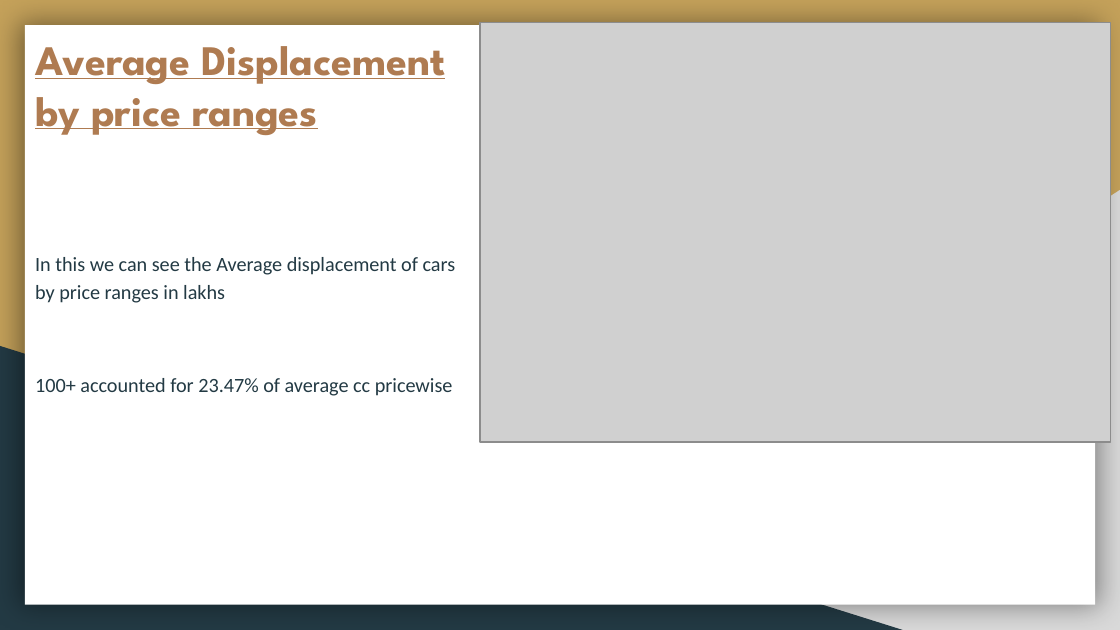
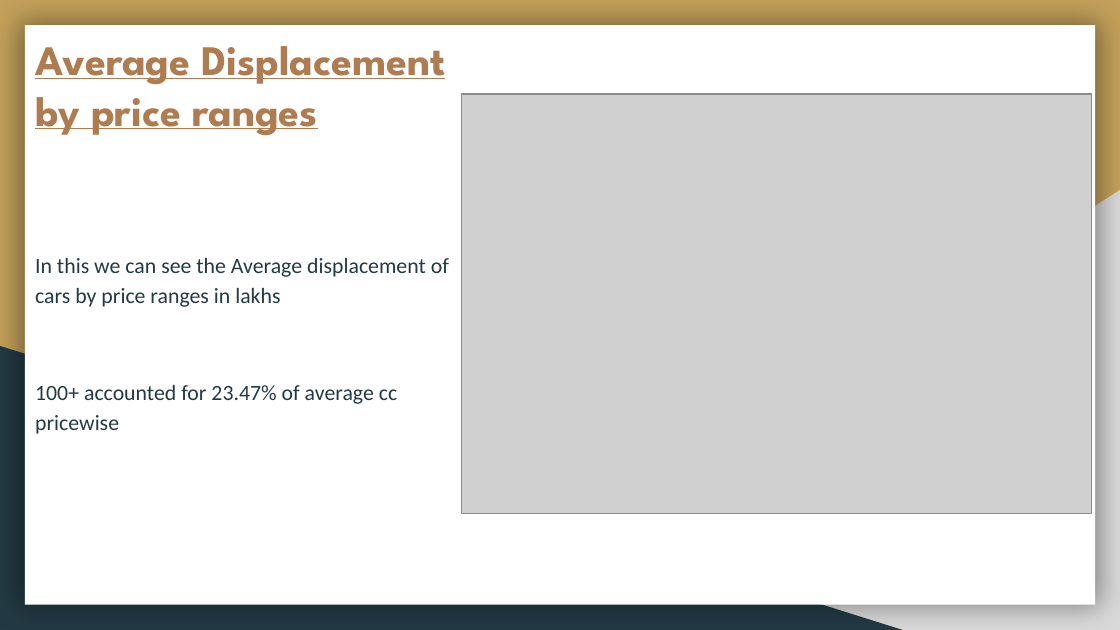
Before and after one commit to Udit2712/Car_DataAnalizer, a slide deck: slide 5 of Documents/Car Engage Report.pptx (slide 4 before the commit). Drawn at 1120x630 pixels with LibreOffice and Linux fonts; fonts in the diff are those of the drawing; grey boxes stand for pictures. Boxes give left, top, right and bottom in pixels: in the first picture for what was removed or moved away, otherwise in the second. Text is boxed around its words. In the diff, an @@ line names an element or a change of style, - is before the commit and + after.

```diff
--- a/Documents/Car Engage Report.pptx
+++ b/Documents/Car Engage Report.pptx
@@ picture: place and size @@
-picture at (480, 22, 1111, 441)
+picture at (461, 94, 1092, 513)
@@ text "In this we can see ..." at (35, 258, 449, 434): size 13 to 14 pt @@
```
Also in this commit, not shown: 8 other slides changed, 1 slide added.
